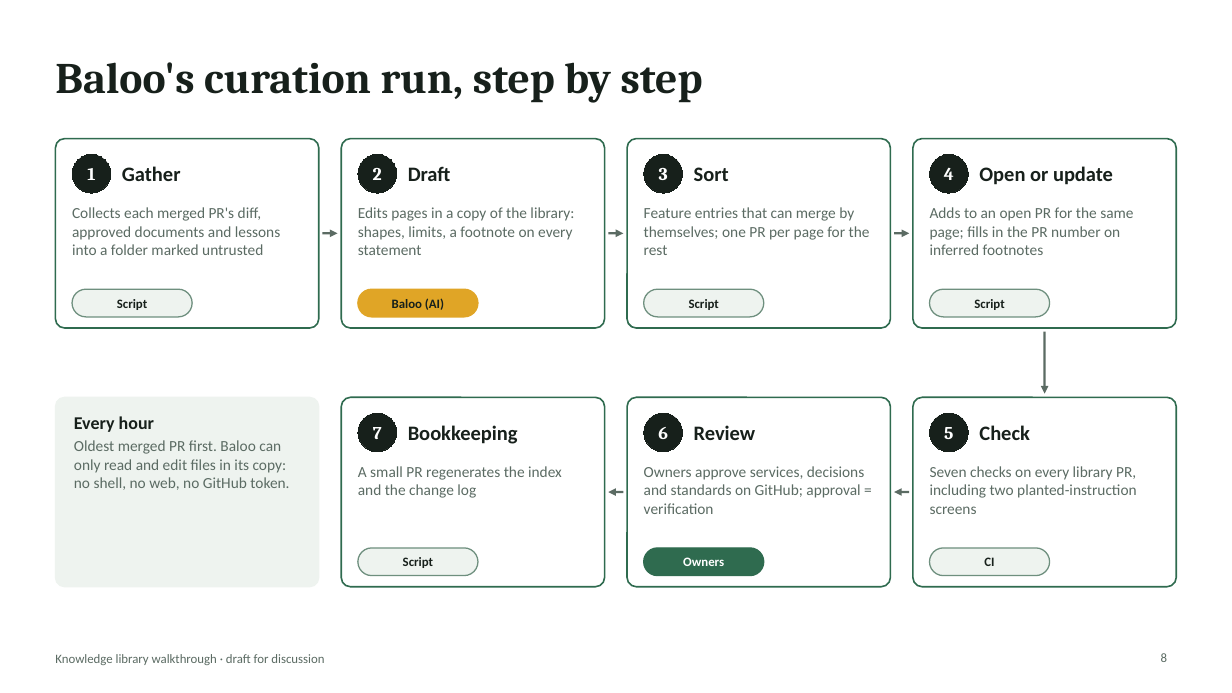
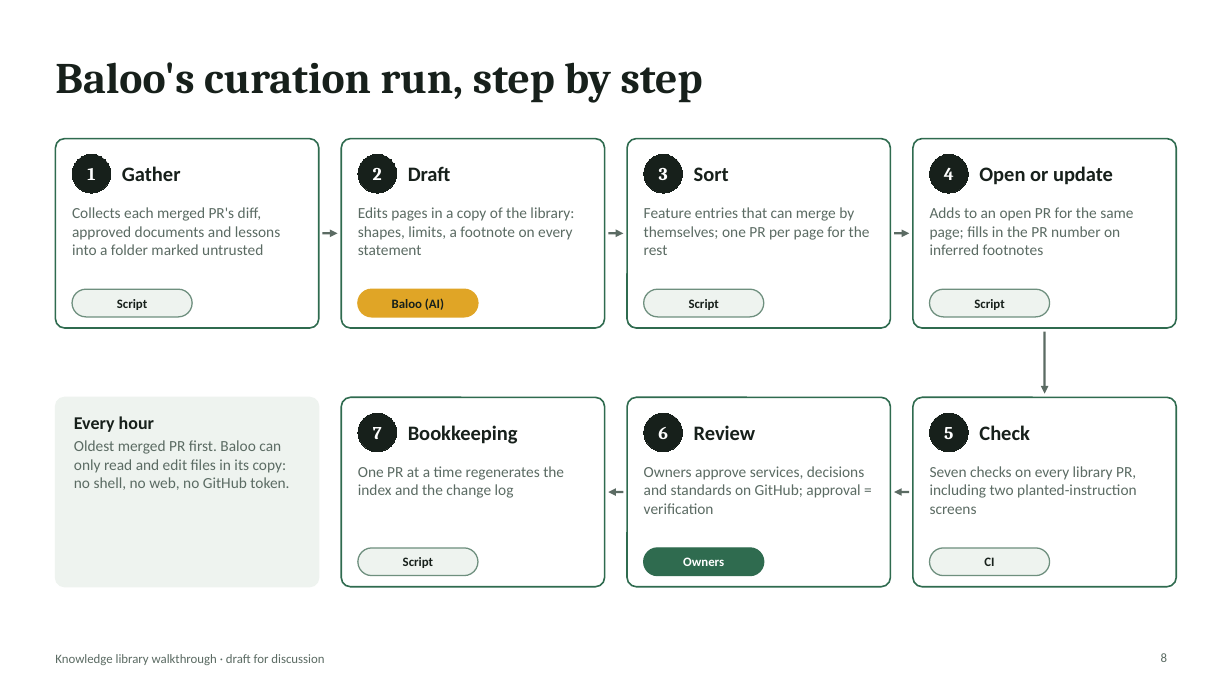
Before and after one commit to rahulnyk/bagheera, a slide deck: slide 8 of docs/design/knowledge-library-walkthrough.pptx. Drawn at 1232x693 pixels with LibreOffice and Linux fonts; fonts in the diff are those of the drawing. Boxes give left, top, right and bottom in pixels: in the first picture for what was removed or moved away, otherwise in the second. Text is boxed around its words. In the diff, an @@ line names an element or a change of style, - is before the commit and + after.

```diff
--- a/docs/design/knowledge-library-walkthrough.pptx
+++ b/docs/design/knowledge-library-walkthrough.pptx
@@ text at (358, 466, 564, 498): text changed @@
-A small PR regenerates the index and the change log
+One PR at a time regenerates the index and the change log
```
Also in this commit, not shown: 3 other slides changed, 1 other file.
